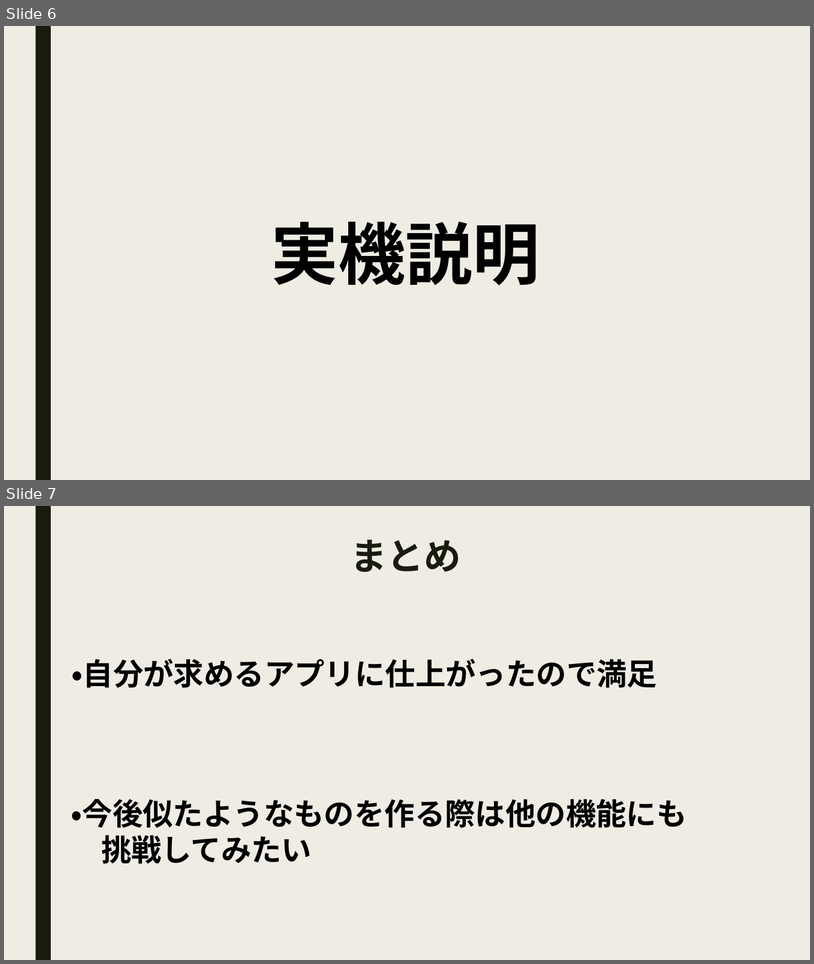
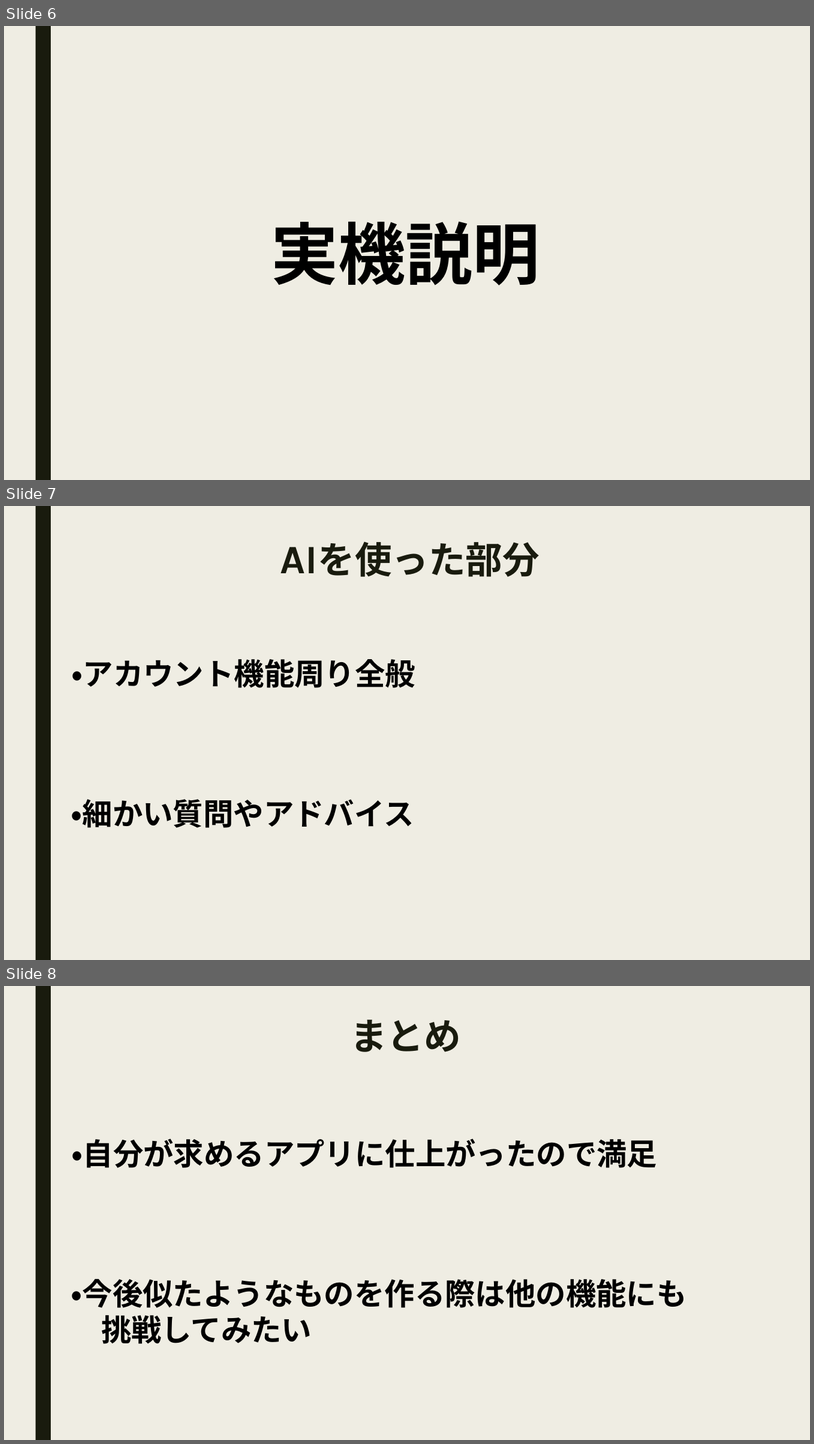
Before and after one commit to utaryu0520/mobile_utagawa2, a slide deck: モバイル授業_todoリスト.pptx. Shown one above the other, each under a label of ours: slides 6 and 7 before the commit, slides 6, 7 and 8 after it. The pictures are 814x964 and 814x1444 pixels, drawn with LibreOffice and Linux fonts; fonts in the diff are those of the drawing. Boxes give left, top, right and bottom in pixels: in the first picture for what was removed or moved away, otherwise in the second. Text is boxed around its words. In the diff, an @@ line names an element or a change of style, - is before the commit and + after.

Commit message:
スライド調整

```diff
--- a/モバイル授業_todoリスト.pptx
+++ b/モバイル授業_todoリスト.pptx
@@ slide 7 added at box(4, 506, 810, 960), background #EFEDE3; not listed: 1 template element that a slide beside it also shows @@
@@ text added at box(275, 540, 547, 590), 44 pt, text #191B0E, bold @@
+AIを使った部分
@@ text added at box(72, 659, 416, 688), 36 pt, text #000000, bold @@
+・アカウント機能周り全般
@@ text added at box(71, 799, 414, 828), 36 pt, text #000000, bold @@
+・細かい質問やアドバイス
@@ what was slide 7 is now slide 8 @@
```
